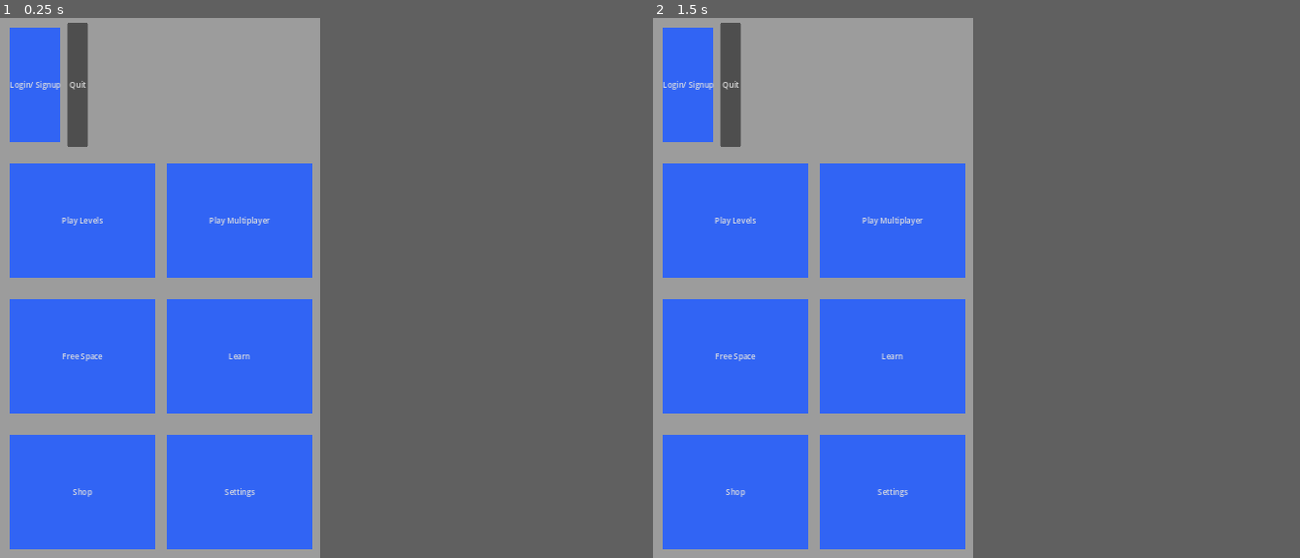
Above: before the commit, frames 1-2 (left to right).
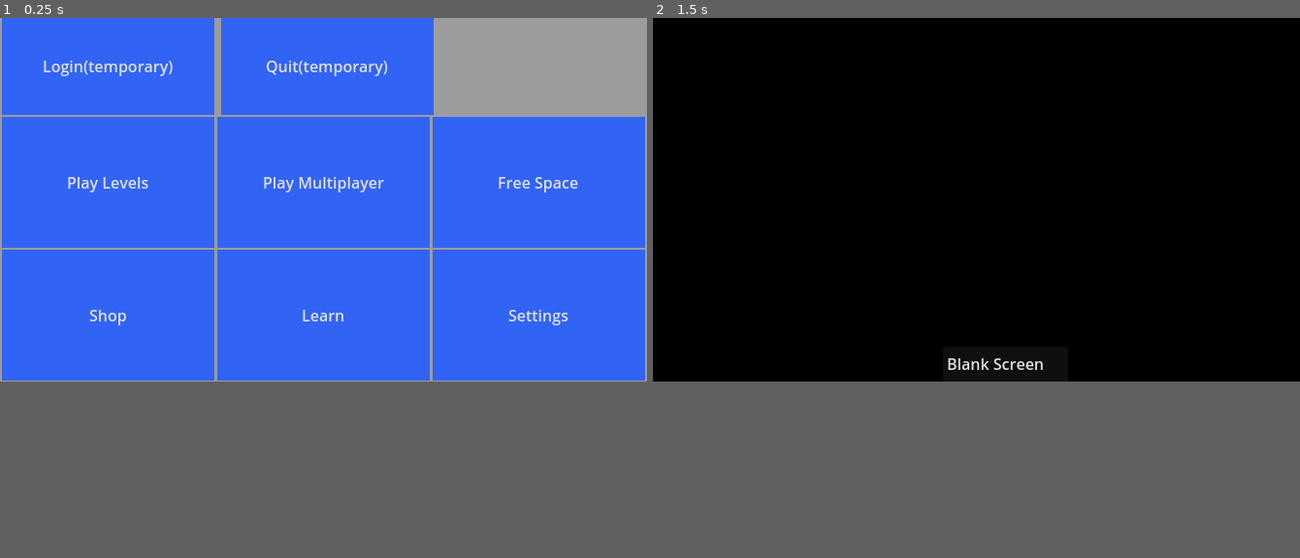
Above: after the commit, the same moments.

Repository: husnain106/dissertation
Game: Godot game, scene res://Scenes/main_menu.tscn
Same seed, same stepped clock (60 frames per second), same inputs: the game is played once before the commit and once after it.
Inputs (mouse positions are in pixels of both pictures, inside the frame that each line leads up to):
- Up to frame 1 (0.25 s): no input
- Up to frame 2 (1.5 s): click "Login/ Signup" (after the commit: "Login(temporary)") at 0.5 s; click (892, 223) at 1.25 s, where only the run before the commit has a clickable "Play Multiplayer"
In our replay, the window is 330x557 before the commit and 667x375 after it. These sizes can differ from the game's own. Grey fills any space a smaller window leaves; there, only what the larger window draws over its background counts as a difference.

The runs differ from the first frame. In frame 1, 27% of the frame differs, in the area x 0-100%, y 0-100%; in frame 2, 37%, in the area x 0-61%, y 0-100%.
Error after the commit: Cannot call method 'change_scene_to_file' on a null value. (res://main_menu.gd:6)

Commit message:
Main menu layout changed to landscape in project

Diff:
--- a/Project/Scenes/main_menu.tscn
+++ b/Project/Scenes/main_menu.tscn
@@ -1,9 +1,6 @@
-[gd_scene load_steps=9 format=3 uid="uid://ct6y8nhovxvd"]
+[gd_scene load_steps=8 format=3 uid="uid://ct6y8nhovxvd"]
 
 [ext_resource type="Script" path="res://main_menu.gd" id="1_4f40b"]
-
-[sub_resource type="StyleBoxFlat" id="StyleBoxFlat_1thrp"]
-bg_color = Color(0.192157, 0.392157, 0.956863, 1)
 
 [sub_resource type="StyleBoxFlat" id="StyleBoxFlat_0tkcp"]
 bg_color = Color(0.192157, 0.392157, 0.956863, 1)
@@ -14,193 +11,163 @@
 [sub_resource type="StyleBoxFlat" id="StyleBoxFlat_jbi7u"]
 bg_color = Color(0.192157, 0.392157, 0.956863, 1)
 
-[sub_resource type="StyleBoxFlat" id="StyleBoxFlat_0mevu"]
+[sub_resource type="StyleBoxFlat" id="StyleBoxFlat_bprov"]
 bg_color = Color(0.192157, 0.392157, 0.956863, 1)
 
-[sub_resource type="StyleBoxFlat" id="StyleBoxFlat_bprov"]
+[sub_resource type="StyleBoxFlat" id="StyleBoxFlat_0mevu"]
 bg_color = Color(0.192157, 0.392157, 0.956863, 1)
 
 [sub_resource type="StyleBoxFlat" id="StyleBoxFlat_owq3v"]
 bg_color = Color(0.192157, 0.392157, 0.956863, 1)
 
 [node name="main_menu" type="Control"]
-custom_minimum_size = Vector2(660, 1114)
 layout_mode = 3
 anchors_preset = 15
 anchor_right = 1.0
 anchor_bottom = 1.0
-offset_right = 360.0
-offset_bottom = 602.0
+offset_right = 337.0
+offset_bottom = -182.0
 grow_horizontal = 2
 grow_vertical = 2
 script = ExtResource("1_4f40b")
 
+[node name="ColorRect" type="ColorRect" parent="."]
+z_index = -1
+layout_mode = 0
+offset_right = 667.0
+offset_bottom = 375.0
+color = Color(0.992157, 0.992157, 0.992157, 0.45098)
+
 [node name="margin_main" type="MarginContainer" parent="."]
-custom_minimum_size = Vector2(600, 1024)
-layout_mode = 0
-offset_right = 441.0
-offset_bottom = 368.0
-theme_override_constants/margin_left = 0
+layout_mode = 1
+anchors_preset = -1
+offset_right = 667.0
+offset_bottom = 378.0
+
+[node name="vertical_container" type="VBoxContainer" parent="margin_main"]
+layout_mode = 2
+
+[node name="margin_row1" type="MarginContainer" parent="margin_main/vertical_container"]
+layout_mode = 2
+theme_override_constants/margin_bottom = -2
+
+[node name="row1" type="HBoxContainer" parent="margin_main/vertical_container/margin_row1"]
+custom_minimum_size = Vector2(0, 100)
+layout_mode = 2
+
+[node name="margin_login_signup" type="MarginContainer" parent="margin_main/vertical_container/margin_row1/row1"]
+layout_mode = 2
+theme_override_constants/margin_left = 2
+theme_override_constants/margin_right = 2
+
+[node name="login_signup" type="Button" parent="margin_main/vertical_container/margin_row1/row1/margin_login_signup"]
+custom_minimum_size = Vector2(219, 100)
+layout_mode = 2
+theme_override_styles/normal = SubResource("StyleBoxFlat_0tkcp")
+text = "Login(temporary)"
+
+[node name="margin_quit" type="MarginContainer" parent="margin_main/vertical_container/margin_row1/row1"]
+layout_mode = 2
+theme_override_constants/margin_left = 1
+theme_override_constants/margin_right = -1
+
+[node name="quit" type="Button" parent="margin_main/vertical_container/margin_row1/row1/margin_quit"]
+custom_minimum_size = Vector2(219, 100)
+layout_mode = 2
+theme_override_styles/normal = SubResource("StyleBoxFlat_0tkcp")
+text = "Quit(temporary)"
+
+[node name="margin_row2" type="MarginContainer" parent="margin_main/vertical_container"]
+layout_mode = 2
 theme_override_constants/margin_top = 0
-theme_override_constants/margin_right = 0
+theme_override_constants/margin_bottom = -2
+
+[node name="row2" type="HBoxContainer" parent="margin_main/vertical_container/margin_row2"]
+layout_mode = 2
+
+[node name="margin_play_levels" type="MarginContainer" parent="margin_main/vertical_container/margin_row2/row2"]
+layout_mode = 2
+theme_override_constants/margin_left = 2
+theme_override_constants/margin_top = 0
+theme_override_constants/margin_right = -2
 theme_override_constants/margin_bottom = 0
 
-[node name="vertical" type="VBoxContainer" parent="margin_main"]
-custom_minimum_size = Vector2(600, 1024)
-layout_mode = 2
-
-[node name="margin_row1" type="MarginContainer" parent="margin_main/vertical"]
-layout_mode = 2
-theme_override_constants/margin_left = 10
-theme_override_constants/margin_top = 10
-theme_override_constants/margin_right = 10
-theme_override_constants/margin_bottom = 10
-
-[node name="row1" type="HBoxContainer" parent="margin_main/vertical/margin_row1"]
-custom_minimum_size = Vector2(600, 256)
-layout_mode = 2
-
-[node name="margin_login_signup" type="MarginContainer" parent="margin_main/vertical/margin_row1/row1"]
-layout_mode = 2
-theme_override_constants/margin_left = 10
-theme_override_constants/margin_top = 10
-theme_override_constants/margin_right = 10
-theme_override_constants/margin_bottom = 10
-
-[node name="login_signup" type="Button" parent="margin_main/vertical/margin_row1/row1/margin_login_signup"]
-layout_mode = 2
-theme_override_styles/normal = SubResource("StyleBoxFlat_1thrp")
-text = "Login/ Signup"
-
-[node name="temp_quit" type="Button" parent="margin_main/vertical/margin_row1/row1"]
-custom_minimum_size = Vector2(40, 40)
-layout_mode = 2
-text = "Quit"
-
-[node name="margin_row2" type="MarginContainer" parent="margin_main/vertical"]
-layout_mode = 2
-theme_override_constants/margin_left = 10
-theme_override_constants/margin_top = 10
-theme_override_constants/margin_right = 10
-theme_override_constants/margin_bottom = 10
-
-[node name="row2" type="HBoxContainer" parent="margin_main/vertical/margin_row2"]
-custom_minimum_size = Vector2(600, 256)
-layout_mode = 2
-
-[node name="margin_play_levels" type="MarginContainer" parent="margin_main/vertical/margin_row2/row2"]
-layout_mode = 2
-theme_override_constants/margin_left = 10
-theme_override_constants/margin_top = 10
-theme_override_constants/margin_right = 10
-theme_override_constants/margin_bottom = 10
-
-[node name="play_levels" type="Button" parent="margin_main/vertical/margin_row2/row2/margin_play_levels"]
-custom_minimum_size = Vector2(300, 0)
+[node name="play_levels" type="Button" parent="margin_main/vertical_container/margin_row2/row2/margin_play_levels"]
+custom_minimum_size = Vector2(219, 135)
 layout_mode = 2
 theme_override_styles/normal = SubResource("StyleBoxFlat_0tkcp")
 text = "Play Levels"
 
-[node name="margin_play_multiplayer" type="MarginContainer" parent="margin_main/vertical/margin_row2/row2"]
+[node name="margin_play_multiplayer" type="MarginContainer" parent="margin_main/vertical_container/margin_row2/row2"]
 layout_mode = 2
-theme_override_constants/margin_left = 10
-theme_override_constants/margin_top = 10
-theme_override_constants/margin_right = 10
-theme_override_constants/margin_bottom = 10
+theme_override_constants/margin_left = 1
+theme_override_constants/margin_top = 0
+theme_override_constants/margin_right = -1
+theme_override_constants/margin_bottom = 0
 
-[node name="play_multiplayer" type="Button" parent="margin_main/vertical/margin_row2/row2/margin_play_multiplayer"]
-custom_minimum_size = Vector2(300, 0)
+[node name="play_multiplayer" type="Button" parent="margin_main/vertical_container/margin_row2/row2/margin_play_multiplayer"]
+custom_minimum_size = Vector2(219, 0)
 layout_mode = 2
 theme_override_styles/normal = SubResource("StyleBoxFlat_7jeql")
 text = "Play Multiplayer"
 
-[node name="margin_row3" type="MarginContainer" parent="margin_main/vertical"]
+[node name="margin_free_space" type="MarginContainer" parent="margin_main/vertical_container/margin_row2/row2"]
 layout_mode = 2
-theme_override_constants/margin_left = 10
-theme_override_constants/margin_top = 10
-theme_override_constants/margin_right = 10
-theme_override_constants/margin_bottom = 10
+theme_override_constants/margin_left = 0
+theme_override_constants/margin_right = 0
 
-[node name="row3" type="HBoxContainer" parent="margin_main/vertical/margin_row3"]
-custom_minimum_size = Vector2(600, 256)
-layout_mode = 2
-
-[node name="margin_free_space" type="MarginContainer" parent="margin_main/vertical/margin_row3/row3"]
-layout_mode = 2
-theme_override_constants/margin_left = 10
-theme_override_constants/margin_top = 10
-theme_override_constants/margin_right = 10
-theme_override_constants/margin_bottom = 10
-
-[node name="free_space" type="Button" parent="margin_main/vertical/margin_row3/row3/margin_free_space"]
-custom_minimum_size = Vector2(300, 0)
+[node name="free_space" type="Button" parent="margin_main/vertical_container/margin_row2/row2/margin_free_space"]
+custom_minimum_size = Vector2(219, 135)
 layout_mode = 2
 theme_override_styles/normal = SubResource("StyleBoxFlat_jbi7u")
 text = "Free Space"
 
-[node name="margin_learn" type="MarginContainer" parent="margin_main/vertical/margin_row3/row3"]
+[node name="margin_row3" type="MarginContainer" parent="margin_main/vertical_container"]
 layout_mode = 2
-theme_override_constants/margin_left = 10
-theme_override_constants/margin_top = 10
-theme_override_constants/margin_right = 10
-theme_override_constants/margin_bottom = 10
 
-[node name="learn" type="Button" parent="margin_main/vertical/margin_row3/row3/margin_learn"]
-custom_minimum_size = Vector2(300, 0)
+[node name="row3" type="HBoxContainer" parent="margin_main/vertical_container/margin_row3"]
+layout_mode = 2
+
+[node name="margin_shop" type="MarginContainer" parent="margin_main/vertical_container/margin_row3/row3"]
+layout_mode = 2
+theme_override_constants/margin_left = 2
+theme_override_constants/margin_right = -2
+
+[node name="shop" type="Button" parent="margin_main/vertical_container/margin_row3/row3/margin_shop"]
+custom_minimum_size = Vector2(219, 135)
+layout_mode = 2
+theme_override_styles/normal = SubResource("StyleBoxFlat_bprov")
+text = "Shop"
+
+[node name="margin_learn" type="MarginContainer" parent="margin_main/vertical_container/margin_row3/row3"]
+layout_mode = 2
+theme_override_constants/margin_left = 1
+theme_override_constants/margin_right = -1
+
+[node name="learn" type="Button" parent="margin_main/vertical_container/margin_row3/row3/margin_learn"]
+custom_minimum_size = Vector2(219, 135)
 layout_mode = 2
 theme_override_styles/normal = SubResource("StyleBoxFlat_0mevu")
 text = "Learn"
 
-[node name="margin_row4" type="MarginContainer" parent="margin_main/vertical"]
+[node name="margin_settings" type="MarginContainer" parent="margin_main/vertical_container/margin_row3/row3"]
 layout_mode = 2
-theme_override_constants/margin_left = 10
-theme_override_constants/margin_top = 10
-theme_override_constants/margin_right = 10
-theme_override_constants/margin_bottom = 10
+theme_override_constants/margin_left = 0
+theme_override_constants/margin_right = 0
 
-[node name="row4" type="HBoxContainer" parent="margin_main/vertical/margin_row4"]
-custom_minimum_size = Vector2(600, 256)
-layout_mode = 2
-
-[node name="margin_shop" type="MarginContainer" parent="margin_main/vertical/margin_row4/row4"]
-layout_mode = 2
-theme_override_constants/margin_left = 10
-theme_override_constants/margin_top = 10
-theme_override_constants/margin_right = 10
-theme_override_constants/margin_bottom = 10
-
-[node name="shop" type="Button" parent="margin_main/vertical/margin_row4/row4/margin_shop"]
-custom_minimum_size = Vector2(300, 0)
-layout_mode = 2
-theme_override_styles/normal = SubResource("StyleBoxFlat_bprov")
-text = "Shop"
-
-[node name="margin_settings" type="MarginContainer" parent="margin_main/vertical/margin_row4/row4"]
-custom_minimum_size = Vector2(300, 0)
-layout_mode = 2
-theme_override_constants/margin_left = 10
-theme_override_constants/margin_top = 10
-theme_override_constants/margin_right = 10
-theme_override_constants/margin_bottom = 10
-
-[node name="settings" type="Button" parent="margin_main/vertical/margin_row4/row4/margin_settings"]
-custom_minimum_size = Vector2(300, 0)
+[node name="settings" type="Button" parent="margin_main/vertical_container/margin_row3/row3/margin_settings"]
+custom_minimum_size = Vector2(219, 135)
 layout_mode = 2
 theme_override_styles/normal = SubResource("StyleBoxFlat_owq3v")
 text = "Settings"
 
-[node name="ColorRect" type="ColorRect" parent="."]
-z_index = -1
-layout_mode = 0
-offset_right = 927.0
-offset_bottom = 1433.0
-color = Color(0.992157, 0.992157, 0.992157, 0.45098)
-
-[connection signal="pressed" from="margin_main/vertical/margin_row1/row1/margin_login_signup/login_signup" to="." method="_on_login_signup_pressed"]
-[connection signal="pressed" from="margin_main/vertical/margin_row1/row1/temp_quit" to="." method="_on_temp_quit_pressed"]
-[connection signal="pressed" from="margin_main/vertical/margin_row2/row2/margin_play_levels/play_levels" to="." method="_on_play_levels_pressed"]
-[connection signal="pressed" from="margin_main/vertical/margin_row2/row2/margin_play_multiplayer/play_multiplayer" to="." method="_on_play_multiplayer_pressed"]
-[connection signal="pressed" from="margin_main/vertical/margin_row3/row3/margin_free_space/free_space" to="." method="_on_free_space_pressed"]
-[connection signal="pressed" from="margin_main/vertical/margin_row3/row3/margin_learn/learn" to="." method="_on_learn_pressed"]
-[connection signal="pressed" from="margin_main/vertical/margin_row4/row4/margin_shop/shop" to="." method="_on_shop_pressed"]
-[connection signal="pressed" from="margin_main/vertical/margin_row4/row4/margin_settings/settings" to="." method="_on_settings_pressed"]
+[connection signal="pressed" from="margin_main/vertical_container/margin_row1/row1/margin_login_signup/login_signup" to="." method="_on_login_signup_pressed"]
+[connection signal="pressed" from="margin_main/vertical_container/margin_row1/row1/margin_login_signup/login_signup" to="." method="_on_play_levels_pressed"]
+[connection signal="pressed" from="margin_main/vertical_container/margin_row1/row1/margin_quit/quit" to="." method="_on_play_levels_pressed"]
+[connection signal="pressed" from="margin_main/vertical_container/margin_row1/row1/margin_quit/quit" to="." method="_on_quit_pressed"]
+[connection signal="pressed" from="margin_main/vertical_container/margin_row2/row2/margin_play_levels/play_levels" to="." method="_on_play_levels_pressed"]
+[connection signal="pressed" from="margin_main/vertical_container/margin_row2/row2/margin_play_multiplayer/play_multiplayer" to="." method="_on_play_multiplayer_pressed"]
+[connection signal="pressed" from="margin_main/vertical_container/margin_row2/row2/margin_free_space/free_space" to="." method="_on_free_space_pressed"]
+[connection signal="pressed" from="margin_main/vertical_container/margin_row3/row3/margin_shop/shop" to="." method="_on_shop_pressed"]
+[connection signal="pressed" from="margin_main/vertical_container/margin_row3/row3/margin_learn/learn" to="." method="_on_learn_pressed"]
+[connection signal="pressed" from="margin_main/vertical_container/margin_row3/row3/margin_settings/settings" to="." method="_on_settings_pressed"]
--- a/Project/main_menu.gd
+++ b/Project/main_menu.gd
@@ -25,10 +25,8 @@
 func _on_settings_pressed():
 	get_tree().change_scene_to_file("res://Scenes/black_screen.tscn")
 
-
 func _on_login_signup_pressed():
 	get_tree().change_scene_to_file("res://Scenes/black_screen.tscn")
 
-
-func _on_temp_quit_pressed():
+func _on_quit_pressed():
 	get_tree().quit()
--- a/Project/project.godot
+++ b/Project/project.godot
@@ -17,9 +17,8 @@
 
 [display]
 
-window/size/viewport_width=330
-window/size/viewport_height=557
-window/stretch/scale=0.5
+window/size/viewport_width=667
+window/size/viewport_height=375
 window/handheld/orientation=1
 
 [rendering]
